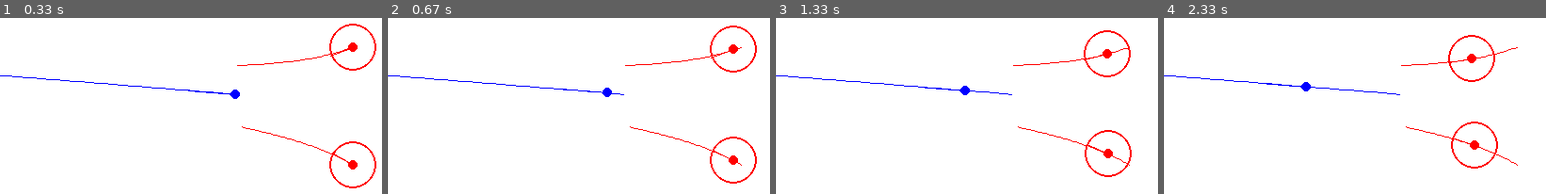
Above: before the commit, frames 1-4 (left to right).
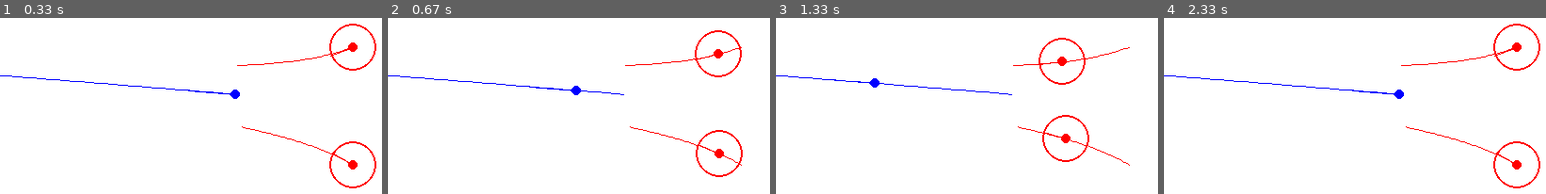
Above: after the commit, the same moments.

Repository: NM-USAF/afit_thesis
Game: pygame game, started from pygame_simulation.py
Two runs of this game, one before a commit and one after it. Both use one fixed random seed, a clock stepped at 60 frames per second and the inputs below.
Inputs (mouse positions are in pixels of both pictures, inside the frame that each line leads up to):
- Up to frame 1 (0.33 s): no input
- Up to frame 2 (0.67 s): hold Right from 0.33 s (still down); move the mouse to (605, 114) at 0.37 s
- Up to frame 3 (1.33 s): release Right at 0.8 s; hold Right 0.83-1.3 s; move the mouse to (outside the picture) at 0.87 s; tap Space at 0.9, 1.2 s
- Up to frame 4 (2.33 s): click (outside the picture) at 1.38 s

Frame 1 is identical in both runs. In frame 2, 1.9% of the frame differs, in the area x 36-97%, y 4-95%; in frame 3, 2.0%; in frame 4, 2.1%, in the area x 26-99%, y 3-97%.

Commit message:
fixed the plots

Diff:
--- a/create_graphs.py
+++ b/create_graphs.py
@@ -3,7 +3,7 @@
 import matplotlib.pyplot as plt
 import matplotlib
 import matplotlib.patches as patch
-import utilities
+import pure_pursuit.utilities
 
 plt.rcParams["axes.titlesize"] = 10 # for big titles
 cmap = matplotlib.colormaps['viridis']
@@ -130,11 +130,6 @@
     plt.plot(theta, (1+np.sin(theta))/2, color="black", label=f"limits at $\mu=1$ and $\mu=\inf$")
     plt.plot(theta, np.where(theta < 0, np.cos(theta), 1), color="black")
 
-    m_l, b_l, m_u, b_u = pp.r_min_range_params()
-
-    plt.plot(theta, m_l * theta + b_l)
-    plt.plot(theta, m_u * theta + b_u)
-
     plt.legend()
 
     custom_colorbar(mu_min, mu_max, label=r"$\mu$")
@@ -168,12 +163,10 @@
 
     theta_e = np.linspace(-np.pi, np.pi, 314)
 
-    theta_p = utilities.wrap(theta_e[:,None] - headings - np.pi/2, np.pi)
+    theta_p = pure_pursuit.utilities.wrap(theta_e[:,None] - headings - np.pi/2, np.pi)
 
     rod_min = pp.r_min(theta_p, mus)
     r_minus_l = (rod_min - lods) * distances
-
-    ml, bl, mu, bu = pp.r_min_range_params()
 
     for i in range(n_pursuers):
         label = fr"$\mu={mus[i]:.2f}, d={distances[i]:.2f}, l={lods[i]*distances[i]:.2f}, \theta={headings[i]:.2f}$"
@@ -183,7 +176,7 @@
     plt.plot(theta_e, np.min(r_minus_l, axis=1), color="black", label=r"minimum capture margin")
     plt.title("Minimum pursuer-evader capture margin for multiple pursuers")
     plt.xlabel(r"Evader world frame heading $\theta_e$ in $[-\pi, \pi]$")
-    plt.ylabel(r"Capture margin $r_min - l$")
+    plt.ylabel(r"Capture margin $r_{min} - l$")
     plt.legend(loc="center left", bbox_to_anchor=(1, 0.5))
 
 
--- a/pure_pursuit/optimization.py
+++ b/pure_pursuit/optimization.py
@@ -199,7 +199,7 @@
             **kwargs
         )
 
-        if isinstance(theta_l_simple, np.ndarray):
+        if isinstance(can, np.ndarray):
             return np.where(can, theta_l_simple, theta_l_optimize)
         elif can:
             return theta_l_simple
--- a/pure_pursuit/pursuit_math.py
+++ b/pure_pursuit/pursuit_math.py
@@ -1,5 +1,5 @@
 import numpy as np
-import utilities
+from . import utilities
 
 
 def r_dot(phi, theta, mu):
--- a/pygame_simulation.py
+++ b/pygame_simulation.py
@@ -68,6 +68,7 @@
         self.play_simulation = False
         self.simulation_time = 0
         self.max_sim_time = 5
+        self.sim_time_dt = 1/10
 
 
     def world_to_canvas(self, world_x, world_y):
@@ -165,16 +166,16 @@
         self.controller.simulate()
 
         if self.play_simulation:
-            self.simulation_time += 1/30
+            self.simulation_time += self.sim_time_dt
             if self.simulation_time > self.max_sim_time:
                 self.simulation_time = 0
                 self.play_simulation = False
         else:
             keys = pygame.key.get_pressed()
             if keys[pygame.K_RIGHT]:
-                self.simulation_time += 1/30
+                self.simulation_time += self.sim_time_dt
             elif keys[pygame.K_LEFT]:
-                self.simulation_time -= 1/30
+                self.simulation_time -= self.sim_time_dt
 
             self.simulation_time = np.clip(
                 self.simulation_time,
--- a/simulation_core.py
+++ b/simulation_core.py
@@ -1,7 +1,7 @@
 from dataclasses import dataclass, replace
 import numpy as np
 import pure_pursuit as pp
-import utilities
+import pure_pursuit.utilities as utilities
 from abc import ABC, abstractproperty, abstractmethod
 from typing import List, Tuple
 
@@ -267,26 +267,6 @@
         indices = np.argsort(angles)
         indices = np.append(indices, indices[0])
 
-        # headings = []
-        # distances = []
-
-        # adjacent pairs of world_pursuers
-        # for i_r, i_l in zip(indices[:-1], indices[1:]):
-        #     eng = Engagement2v1(
-        #         self.evader,
-        #         self.world_pursuers[i_l],
-        #         self.world_pursuers[i_r]
-        #     )
-        #     heading, distance = eng.optimal_evader_heading()
-        #     headings.append(heading)
-        #     distances.append(distance)
-
-        # max_i = np.nanargmax(distances)
-
-        # print(distances)
-
-        # return headings[max_i], distances[max_i]
-
         eng = Engagement2v1(
             self.evader, self.world_pursuers[0], self.world_pursuers[1]
         )
Renamed: utilities.py -> pure_pursuit/utilities.py
